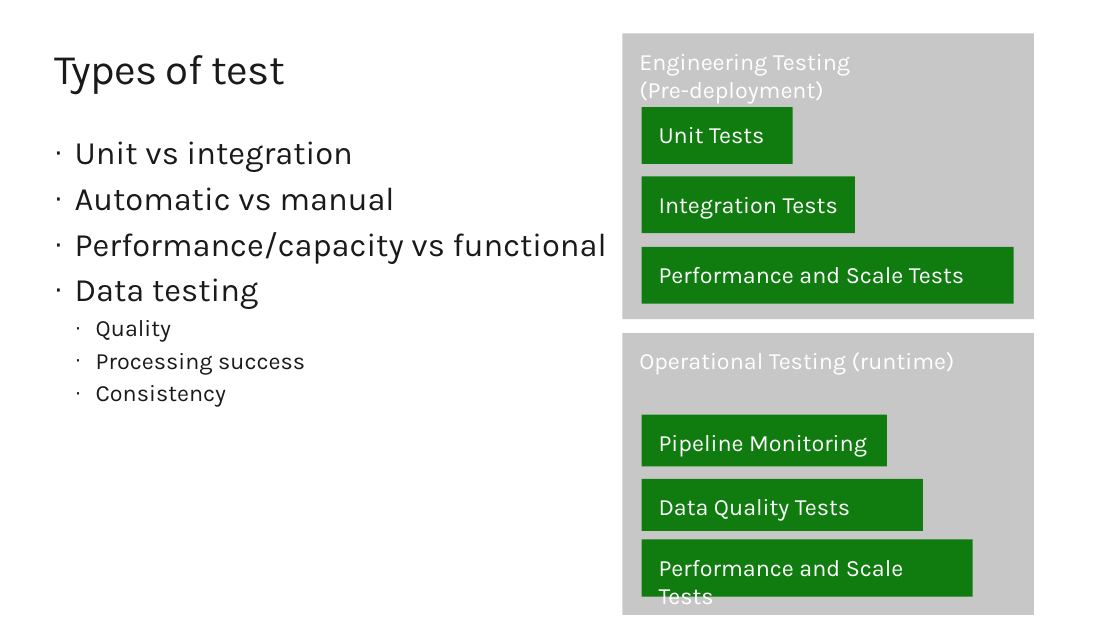
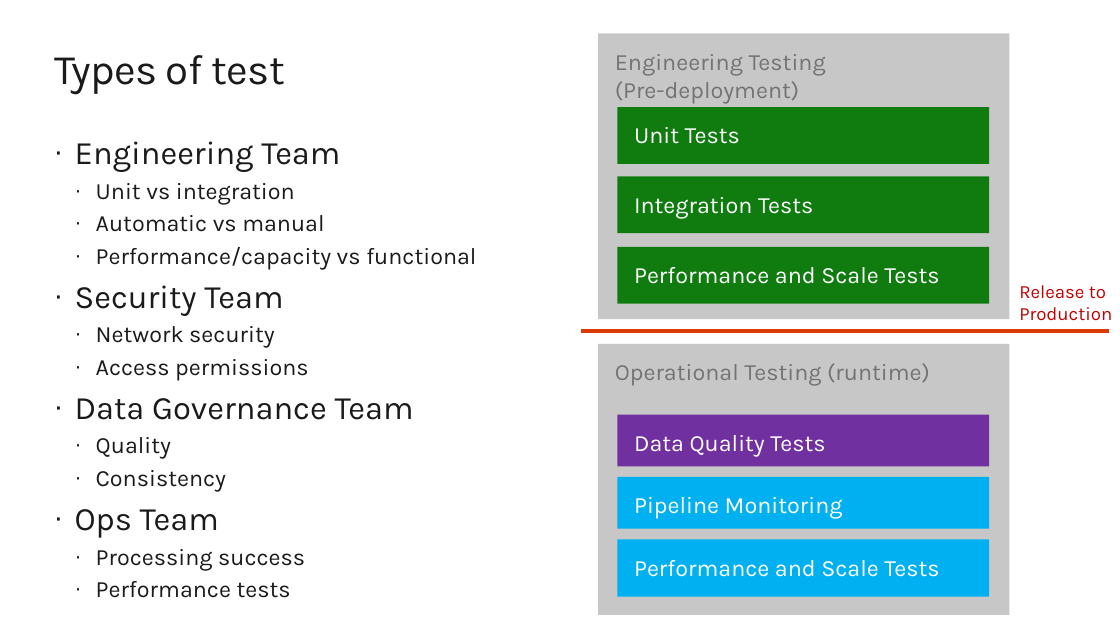
Before and after one commit to arevaloisabel/agiledataoops, a slide deck: slide 6 of presentations/Testing Intro.pptx. Drawn at 1120x630 pixels with LibreOffice and Linux fonts; fonts in the diff are those of the drawing; background and template pictures are left out. Boxes give left, top, right and bottom in pixels: in the first picture for what was removed or moved away, otherwise in the second. Text is boxed around its words. In the diff, an @@ line names an element or a change of style, - is before the commit and + after.

```diff
--- a/presentations/Testing Intro.pptx
+++ b/presentations/Testing Intro.pptx
@@ rectangle "Engineering Testing (Pre-deployment)" moved from (x1=623, y1=34, x2=1034, y2=319) to (x1=598, y1=34, x2=1010, y2=319) @@
@@ rectangle "Engineering Testing (Pre-deployment)" at (x1=598, y1=34, x2=1010, y2=319): text colour #FFFFFF to #737373 @@
@@ rectangle "Unit Tests" resized from (x1=642, y1=107, x2=793, y2=164) to (x1=618, y1=107, x2=990, y2=164) @@
@@ text at (x1=75, y1=141, x2=340, y2=172): paragraph added @@
+· Engineering Team
@@ rectangle "Integration Tests" resized from (x1=642, y1=176, x2=855, y2=234) to (x1=618, y1=176, x2=990, y2=234) @@
@@ text at (x1=96, y1=183, x2=476, y2=269): size 28 to 20 pt in "Unit vs integration", "Automatic vs manual", "Performance/capacity vs functional"; list level 1 to 2 in "Unit vs integration"; list level 1 to 2 in "Automatic vs manual"; list level 1 to 2 in "Performance/capacity vs functional" @@
@@ rectangle "Performance and Scale Tests" moved from (x1=642, y1=247, x2=1014, y2=304) to (x1=618, y1=247, x2=990, y2=304) @@
@@ text at (x1=75, y1=285, x2=414, y2=420): text changed; size 28 to 20 pt @@
-· Data testing
+· Security Team
+  · Network security
+  · Access permissions
+· Data Governance Team
@@ text added at (x1=1019, y1=285, x2=1112, y2=321), 16 pt, text #C00000 @@
+Release to Production
@@ line added from (581, 331) to (1109, 331), #D73B01 3 pt @@
@@ rectangle "Operational Testing (runtime)" at (x1=598, y1=344, x2=1010, y2=615): text colour #FFFFFF to #737373 @@
@@ rectangle "Operational Testing (runtime)" resized from (x1=623, y1=333, x2=1034, y2=615) to (x1=598, y1=344, x2=1010, y2=615) @@
@@ rectangle "Data Quality Tests" resized from (x1=642, y1=479, x2=923, y2=531) to (x1=618, y1=415, x2=990, y2=467) @@
@@ rectangle "Data Quality Tests" at (x1=618, y1=415, x2=990, y2=467): fill #107C10 to #7030A0 @@
@@ text at (x1=75, y1=470, x2=226, y2=538): paragraphs added @@
+  · Consistency
+· Ops Team
@@ rectangle "Pipeline Monitoring" at (x1=618, y1=477, x2=990, y2=529): fill #107C10 to #00B0F0 @@
@@ rectangle "Pipeline Monitoring" resized from (x1=642, y1=415, x2=887, y2=467) to (x1=618, y1=477, x2=990, y2=529) @@
@@ rectangle "Performance and Scale Tests" resized from (x1=642, y1=539, x2=973, y2=597) to (x1=618, y1=539, x2=990, y2=597) @@
@@ rectangle "Performance and Scale Tests" at (x1=618, y1=539, x2=990, y2=597): fill #107C10 to #00B0F0 @@
@@ text at (x1=96, y1=581, x2=291, y2=598): text changed @@
-  · Consistency
+  · Performance tests
```
Also in this commit, not shown: 1 other slide changed.
